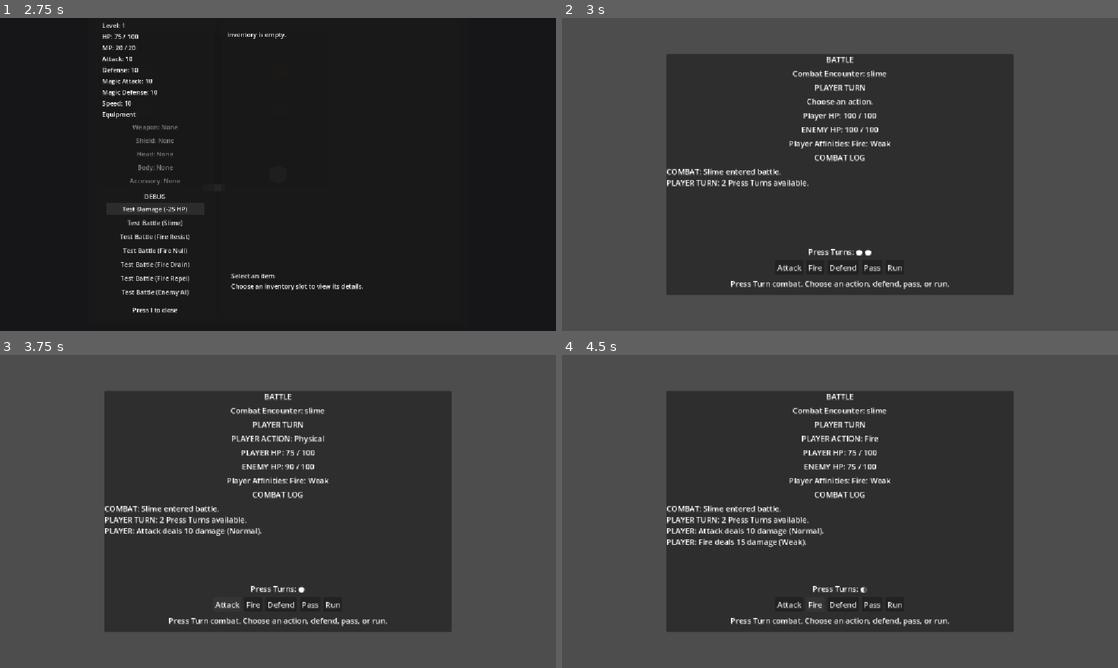
Above: before the commit, frames 1-4 (two rows, left to right).
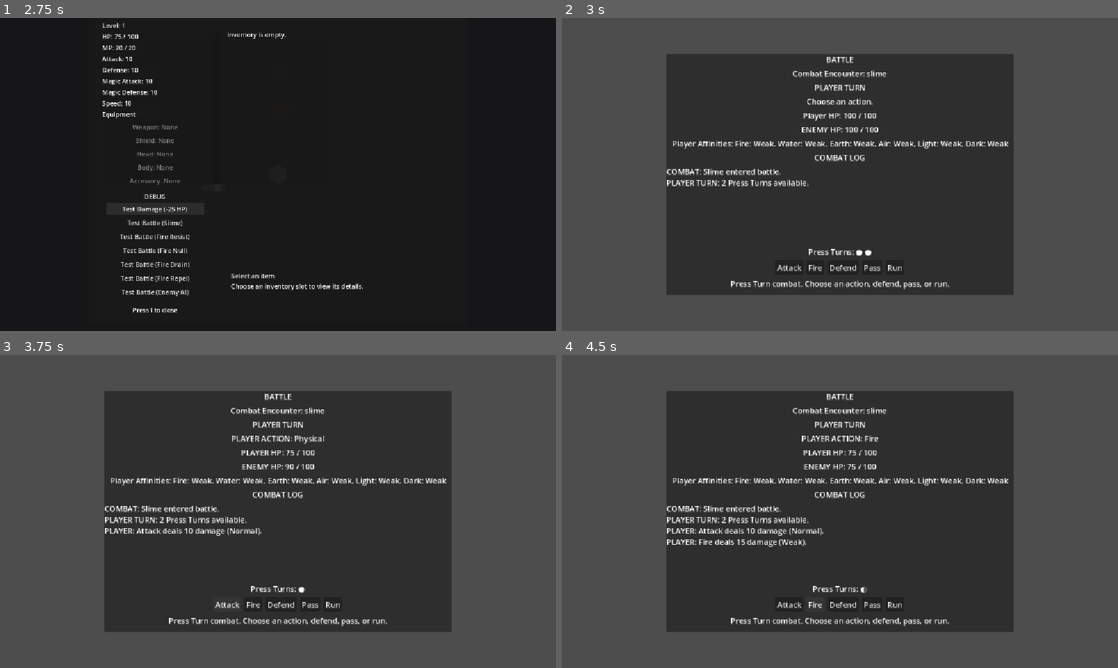
Above: after the commit, the same moments.

Repository: salexume94-pixel/Scripts
Game: Godot game, scene res://scenes/World.tscn
Same seed, same stepped clock (60 frames per second), same inputs: the game is played once before the commit and once after it.
Inputs:
- Up to frame 1 (2.75 s): tap Enter at 0.5 s; hold Right (ui_right) 0.53-1.28 s; tap E at 0.6 s; hold Down (ui_down) 1.28-2 s; tap I at 1.35 s; click "Test Damage (-25 HP)" at 2 s
- Up to frame 2 (3 s): click "Test Battle (Slime)" at 2.75 s
- Up to frame 3 (3.75 s): click "Attack" at 3.5 s
- Up to frame 4 (4.5 s): click "Fire" at 4.25 s

Frame 1 is identical in both runs. In frame 2, 0.7% of the frame differs, in the area x 20-81%, y 38-42%; in frame 3, 0.7%; in frame 4, 0.7%.

Commit message:
Expand Player elemental weakness definitions

Diff:
--- a/player/player_stats.gd
+++ b/player/player_stats.gd
@@ -13,6 +13,11 @@
 ## progress or current health.
 
 const DEFAULT_FIRE_WEAK = preload("res://player/definitions/player_fire_weak.tres")
+const DEFAULT_WATER_WEAK = preload("res://player/definitions/player_water_weak.tres")
+const DEFAULT_EARTH_WEAK = preload("res://player/definitions/player_earth_weak.tres")
+const DEFAULT_AIR_WEAK = preload("res://player/definitions/player_air_weak.tres")
+const DEFAULT_LIGHT_WEAK = preload("res://player/definitions/player_light_weak.tres")
+const DEFAULT_DARK_WEAK = preload("res://player/definitions/player_dark_weak.tres")
 
 @export var level: int = 1
 @export var experience: int = 0
@@ -29,12 +34,19 @@
 @export var magic_defense: int = 10
 @export var speed: int = 10
 
-## Known elemental/physical reactions for this Player.
+## Elemental weakness definitions available to the Player.
 ##
-## The initial development configuration gives the Player a Fire weakness so
-## Enemy AI can be runtime-tested against a real known weakness. Future systems
-## can replace or extend this list through equipment, progression, or effects.
-@export var affinities: Array[Resource] = [DEFAULT_FIRE_WEAK]
+## The combat test screen cycles which one is active. Only one elemental
+## weakness is marked Weak at a time so Enemy AI can be tested against each
+## element independently. The definitions themselves remain reusable data.
+@export var affinities: Array[Resource] = [
+	DEFAULT_FIRE_WEAK,
+	DEFAULT_WATER_WEAK,
+	DEFAULT_EARTH_WEAK,
+	DEFAULT_AIR_WEAK,
+	DEFAULT_LIGHT_WEAK,
+	DEFAULT_DARK_WEAK,
+]
 
 # Equipment modifiers are tracked separately so an equipment change can be
 # reversed cleanly without losing the Player's underlying base statistics.
@@ -101,7 +113,6 @@
 
 	var old_mp := mp
 	mp = mini(mp + amount, max_mp)
-	mp = mini(mp + amount, max_mp)
 	_sync_to_game_state()
 	return mp - old_mp
 
